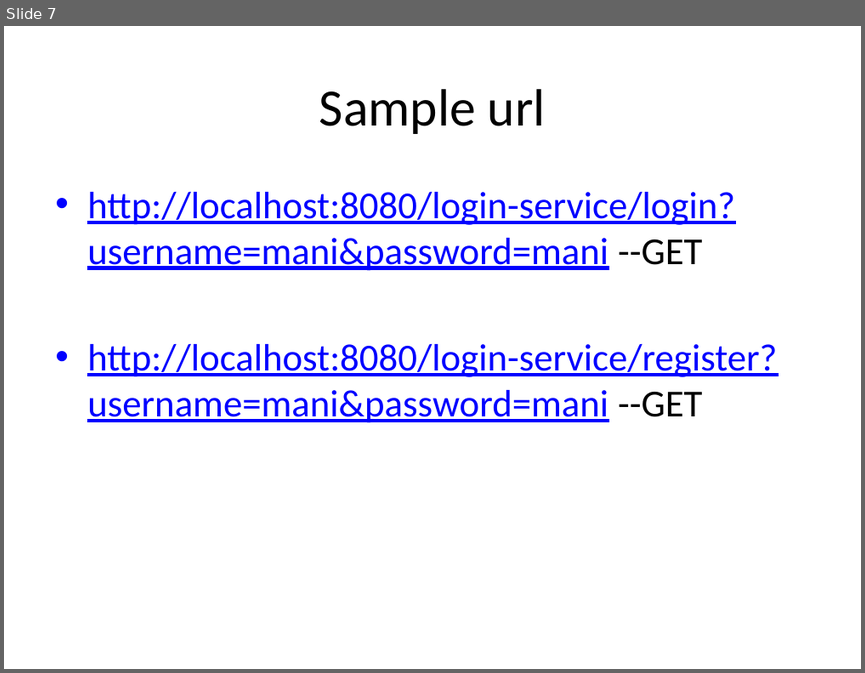
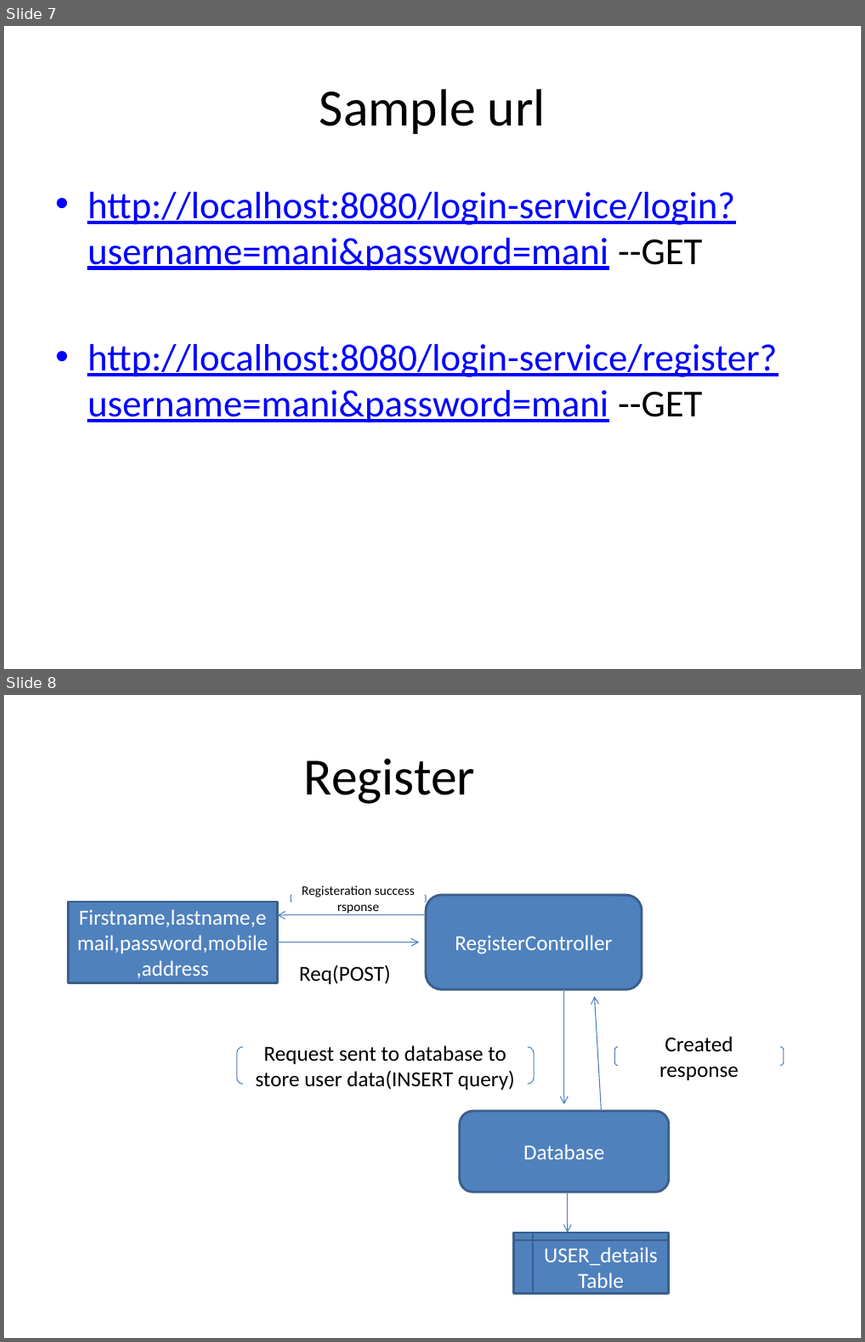
Before and after one commit to shiva3110/Finance-Management-service, a slide deck: notes/SpringbootPPT.pptx. Shown one above the other, each under a label of ours: slide 7 before the commit, slides 7 and 8 after it. The pictures are 865x673 and 865x1342 pixels, drawn with LibreOffice and Linux fonts; fonts in the diff are those of the drawing. Boxes give left, top, right and bottom in pixels: in the first picture for what was removed or moved away, otherwise in the second. Text is boxed around its words. In the diff, an @@ line names an element or a change of style, - is before the commit and + after.

```diff
--- a/notes/SpringbootPPT.pptx
+++ b/notes/SpringbootPPT.pptx
@@ slide 8 added at [4,695,861,1338], background #FFFFFF @@
@@ title added at [304,758,476,804], 44 pt, text #000000 @@
+Register
@@ bracket pair added at [291,895,426,902], outline #4B7EBC 0.75 pt, 11 pt, text #000000 @@
+Registeration success rsponse
@@ rounded rectangle added at [426,895,642,989], fill #4F81BD, outline #3A5F8C 2 pt, 18 pt, text #FFFFFF @@
+RegisterController
@@ rectangle added at [69,902,278,982], fill #4F81BD, outline #3A5F8C 2 pt, 18 pt, text #FFFFFF @@
+Firstname,lastname,email,password,mobile,address
@@ arrow added from (426, 915) to (278, 915), #4B7EBC 0.75 pt @@
@@ arrow added from (278, 941) to (419, 941), #4B7EBC 0.75 pt @@
@@ text added at [299,964,391,984], 18 pt, text #000000 @@
+Req(POST)
@@ arrow added from (564, 990) to (564, 1104), #4B7EBC 0.75 pt @@
@@ arrow added from (602, 1111) to (595, 996), #4B7EBC 0.75 pt @@
@@ bracket pair added at [237,1046,534,1083], outline #4B7EBC 0.75 pt, 18 pt, text #000000 @@
+Request sent to database to store user data(INSERT query)
@@ bracket pair added at [615,1046,783,1065], outline #4B7EBC 0.75 pt, 18 pt, text #000000 @@
+Created response
@@ rounded rectangle added at [459,1111,668,1191], fill #4F81BD, outline #3A5F8C 2 pt, 18 pt, text #FFFFFF @@
+Database
@@ arrow added from (567, 1192) to (567, 1232), #4B7EBC 0.75 pt @@
@@ flow chart internal storage added at [513,1232,668,1293], fill #4F81BD, outline #3A5F8C 2 pt, 18 pt, text #FFFFFF @@
+USER_details Table
```
Also in this commit, not shown: 9 other slides added, 7 other files.
